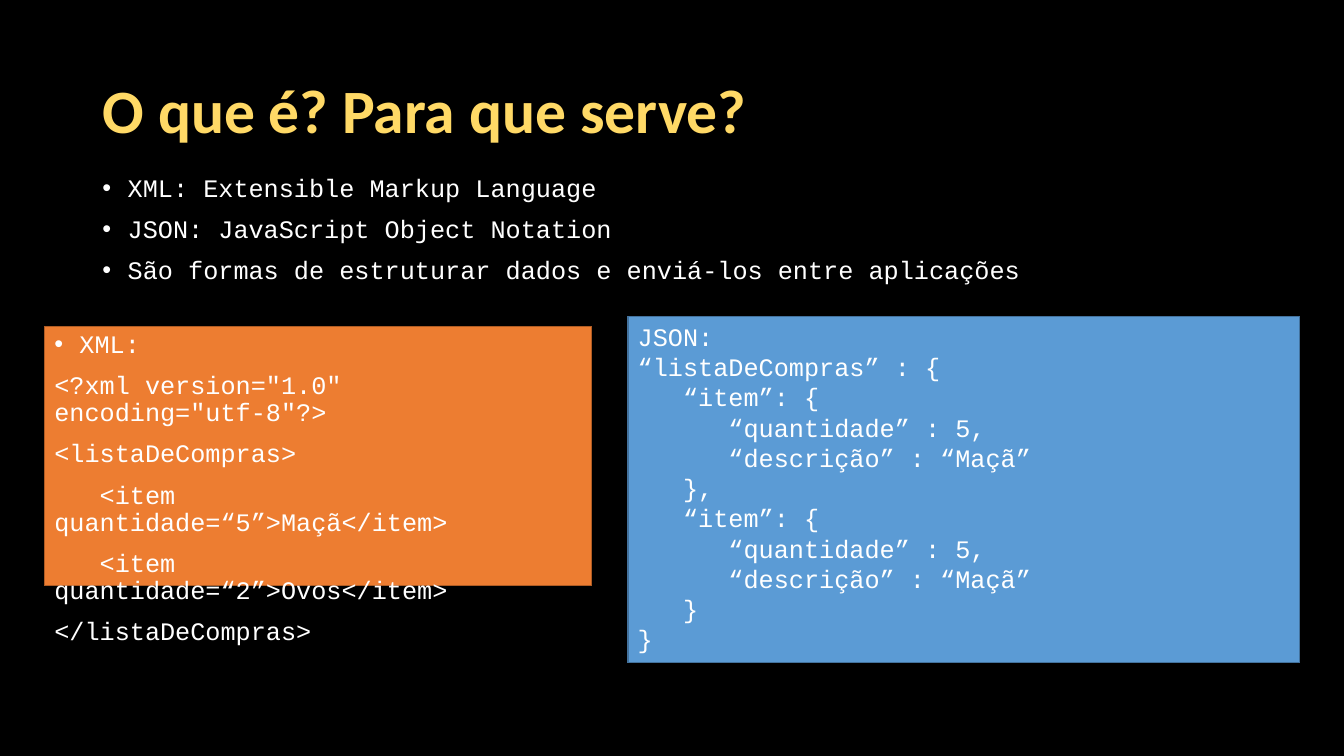
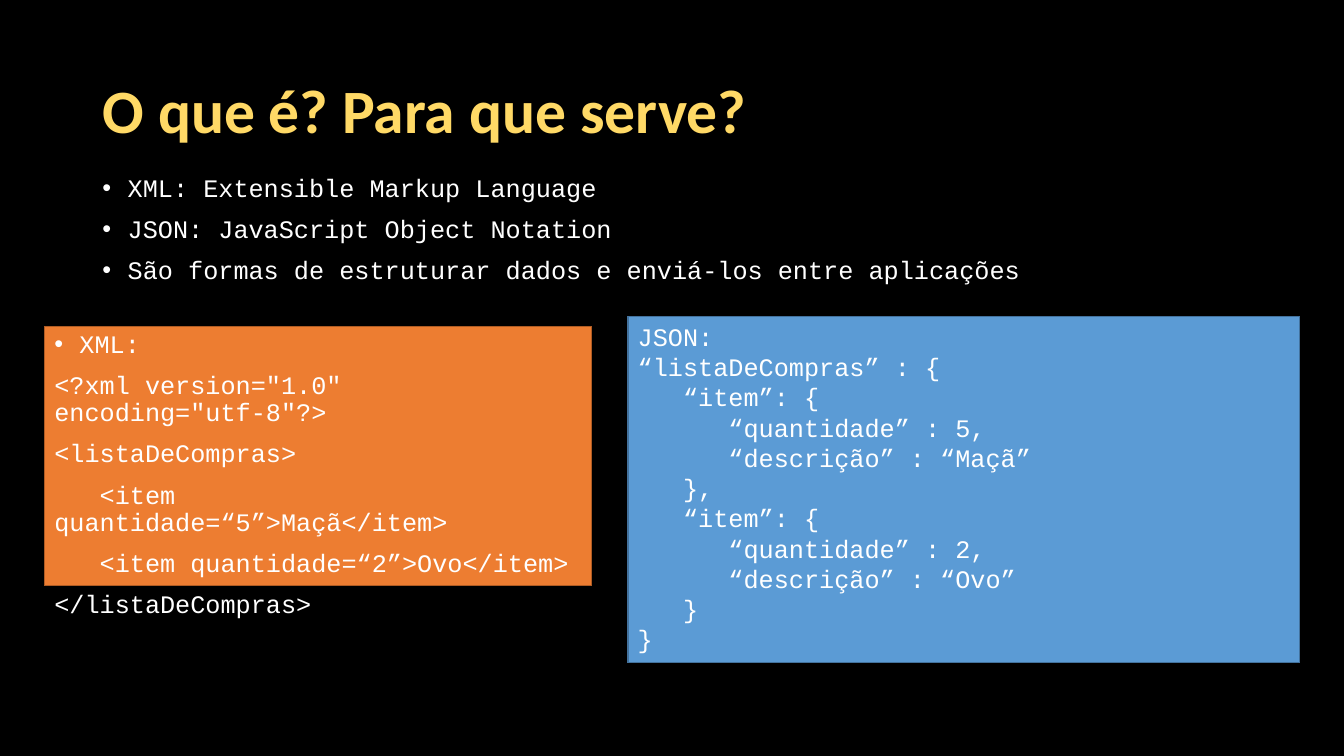
Before and after one commit to Java-Mooc/Advanced-Java, a slide deck: slide 2 of PPT/pt/PPT3_-_JSON_XML_e_APIs.pptx. Drawn at 1344x756 pixels with LibreOffice and Linux fonts; fonts in the diff are those of the drawing. Boxes give left, top, right and bottom in pixels: in the first picture for what was removed or moved away, otherwise in the second. Text is boxed around its words. In the diff, an @@ line names an element or a change of style, - is before the commit and + after.

```diff
--- a/PPT/pt/PPT3_-_JSON_XML_e_APIs.pptx
+++ b/PPT/pt/PPT3_-_JSON_XML_e_APIs.pptx
@@ text in rectangle at <box>728,539,1016,594</box>: text changed @@
-“quantidade” : 5,
-“descrição” : “Maçã”
+“quantidade” : 2,
+“descrição” : “Ovo”
@@ text in rectangle at <box>100,554,568,578</box>: text changed @@
-<item quantidade=“2”>Ovos</item>
+<item quantidade=“2”>Ovo</item>
```
Also in this commit, not shown: 1 other slide changed, 31 other files.
